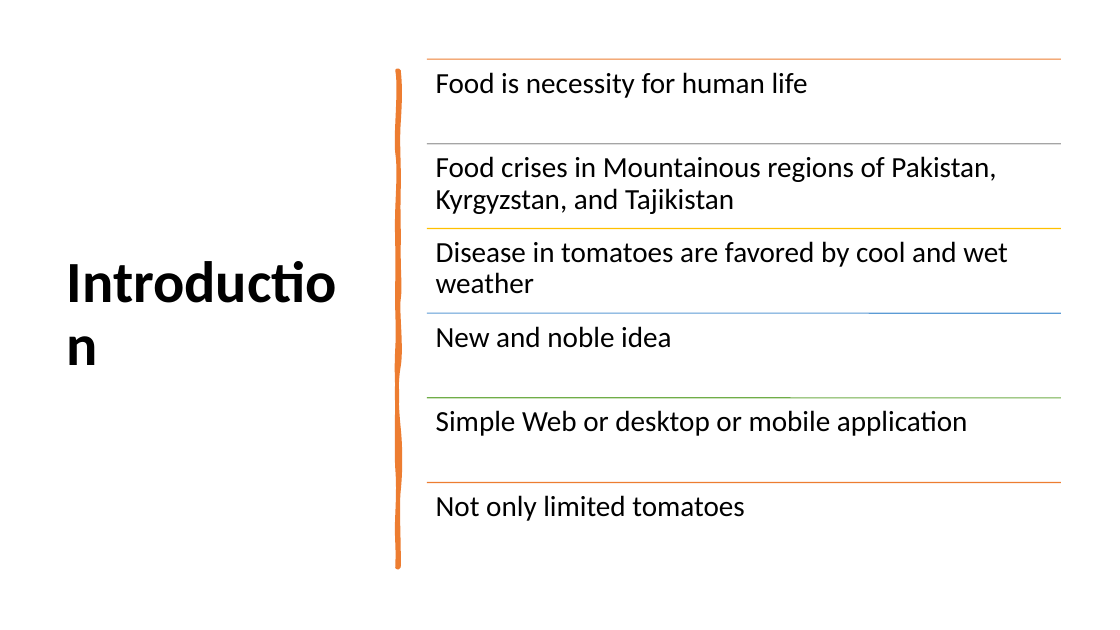
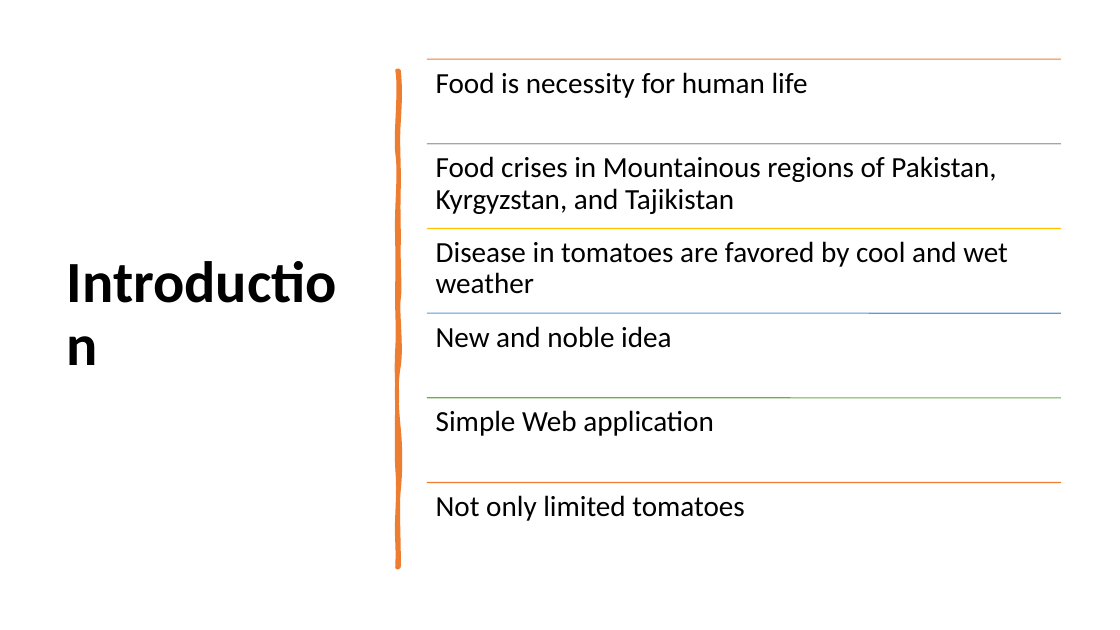
Before and after one commit to arfan64shah/Arfan_FinalYearProject, a slide deck: slide 3 of ArfanShahFYP1FinalSubmission/ArfanShah_FYP_Presentation.pptx. Drawn at 1120x630 pixels with LibreOffice and Linux fonts; fonts in the diff are those of the drawing. Boxes give left, top, right and bottom in pixels: in the first picture for what was removed or moved away, otherwise in the second. Text is boxed around its words. In the diff, an @@ line names an element or a change of style, - is before the commit and + after.

```diff
--- a/ArfanShahFYP1FinalSubmission/ArfanShah_FYP_Presentation.pptx
+++ b/ArfanShahFYP1FinalSubmission/ArfanShah_FYP_Presentation.pptx
@@ text at (436,410,714,436): text changed @@
-Simple Web or desktop or mobile application
+Simple Web application
```
Also in this commit, not shown: 1 other slide changed, 5 other files.
